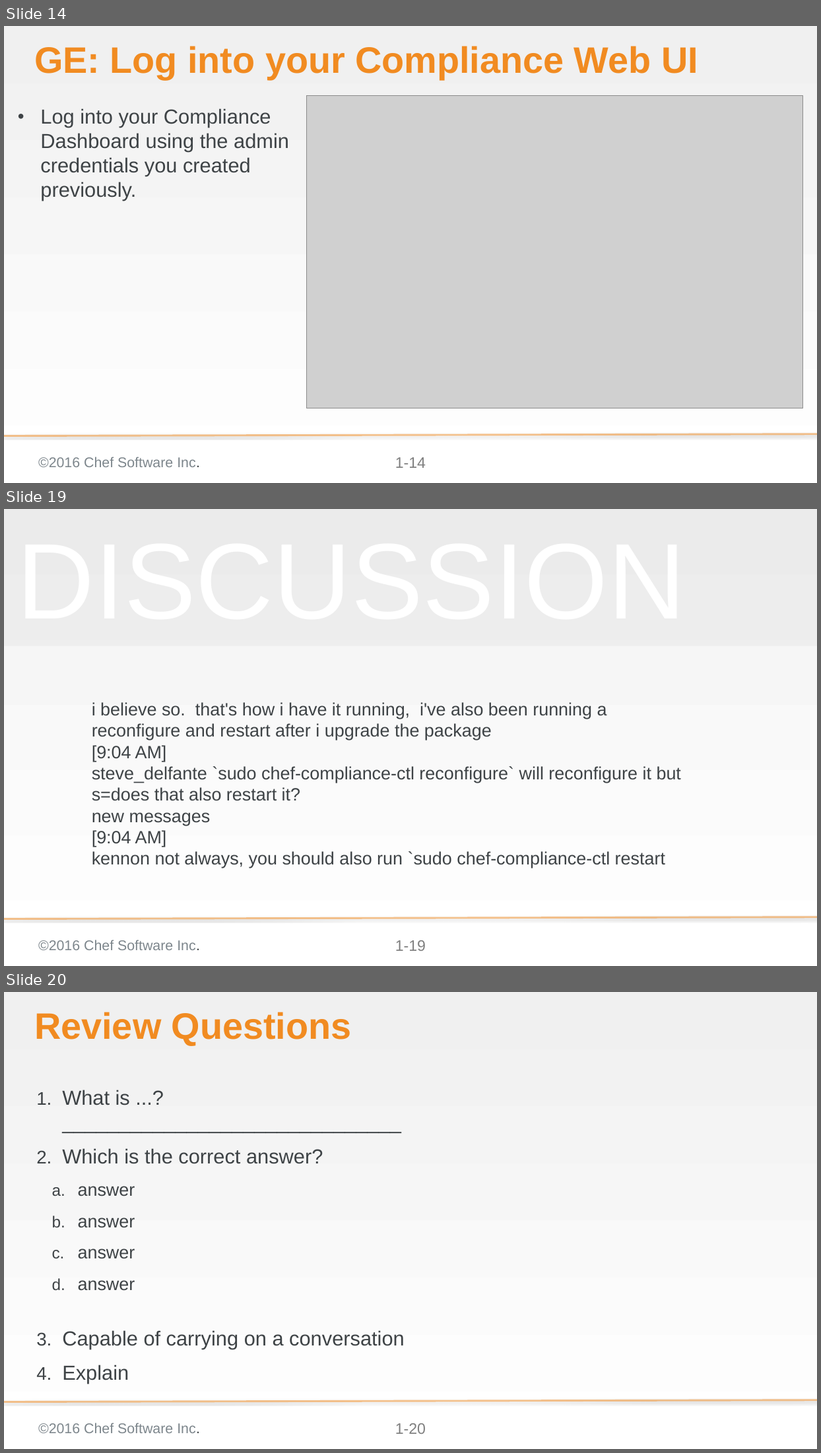
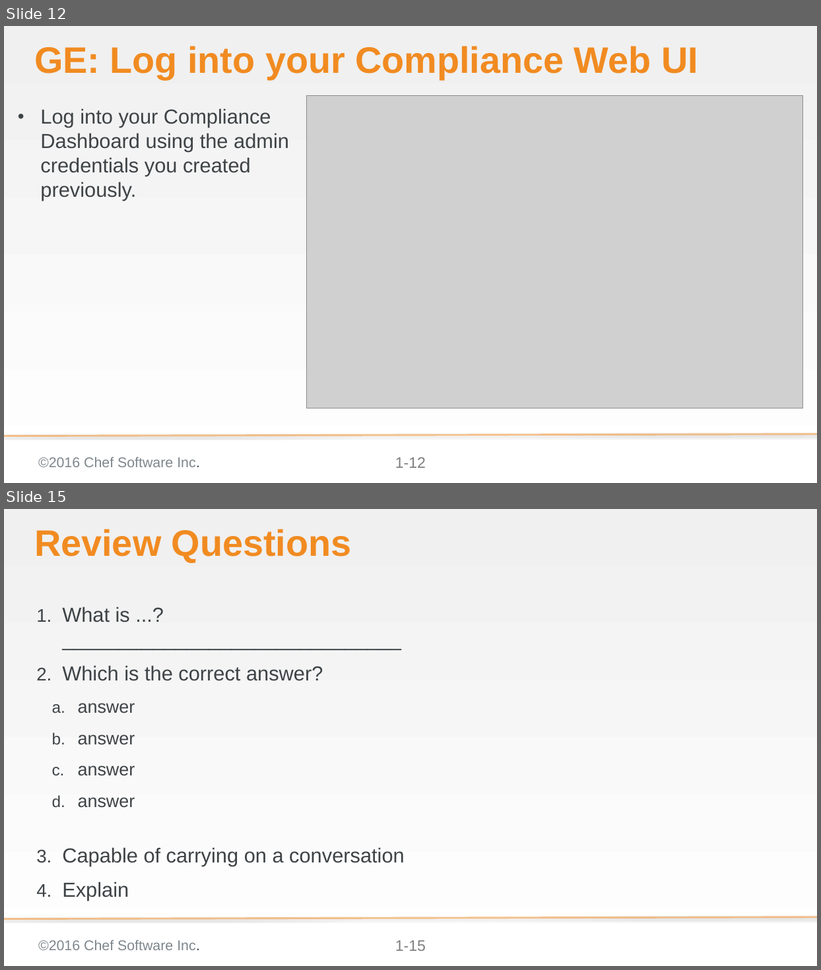
Before and after one commit to bchamby/chef-compliance-installation-configuration-operation, a slide deck: 02-Install.pptx. Shown one above the other, each under a label of ours: slides 14, 19 and 20 before the commit, slides 12 and 15 after it; the slides between them are not shown. The pictures are 821x1453 and 821x970 pixels, drawn with LibreOffice and Linux fonts; fonts in the diff are those of the drawing; grey boxes stand for pictures; background and template pictures are left out. Boxes give left, top, right and bottom in pixels: in the first picture for what was removed or moved away, otherwise in the second. Text is boxed around its words. In the diff, an @@ line names an element or a change of style, - is before the commit and + after.

```diff
--- a/02-Install.pptx
+++ b/02-Install.pptx
@@ slide 19 removed at [4, 509, 817, 966], background gradient #F2F2F2 to #FFFFFF; not listed: 3 template elements that a slide beside it also shows @@
@@ rectangle removed at [4, 509, 817, 646] @@
@@ text removed at [11, 516, 715, 635] @@
-DISCUSSION
@@ subtitle removed at [92, 702, 681, 868] @@
-i believe so. that's how i have it running, i've also been running a reconfigure and restart after i upgrade the package
-[9:04 AM]
-steve_delfante `sudo chef-compliance-ctl reconfigure` will reconfigure it but s=does that also restart it?
-new messages
-[9:04 AM]
-kennon not always, you should also run `sudo chef-compliance-ctl restart
@@ what was slide 14 is now slide 12 @@
@@ page number at [395, 458, 426, 468]: text changed @@
-1-14
+1-12
@@ what was slide 20 is now slide 15 @@
@@ page number at [395, 941, 426, 951]: text changed @@
-1-20
+1-15
```
Also in this commit, not shown: 4 slides changed, 1 slide added, 5 other slides removed.
